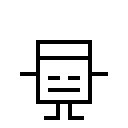
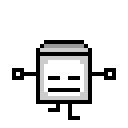
Two versions of the same layered image (128 × 128). Layer-by-layer changes:
added layer "Walking 1 F" above "Walking 2 F" over [12, 40, 116, 120]
renamed "Standing 1 F" to "Walking 2 F", hid it, painted on it over [16, 40, 112, 120]
